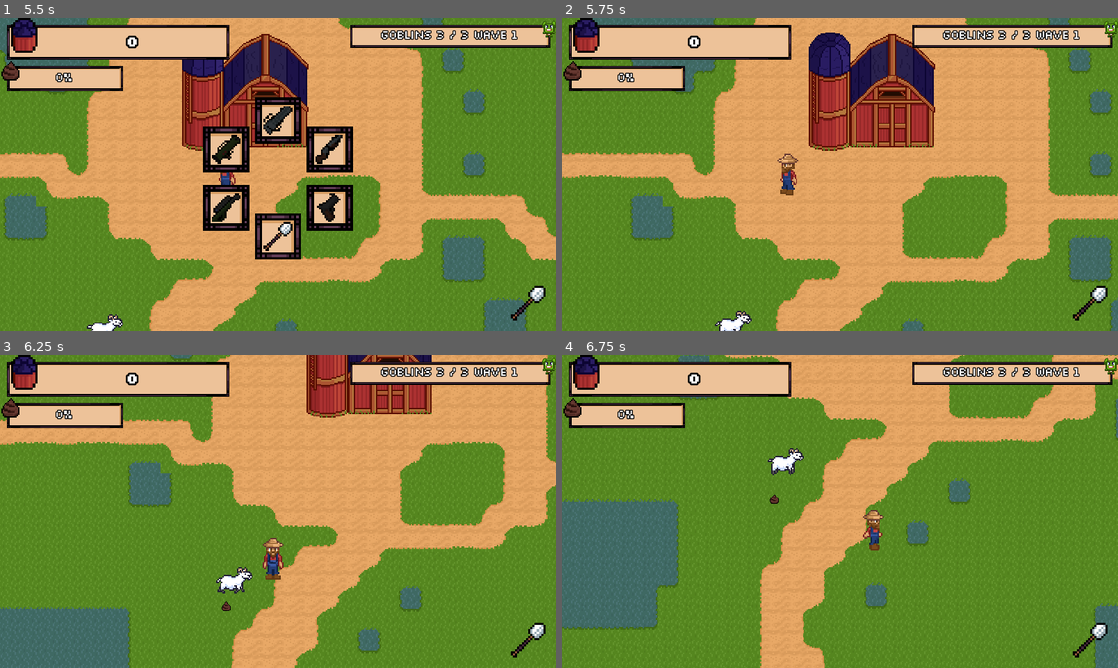
Above: before the commit, frames 1-4 (two rows, left to right).
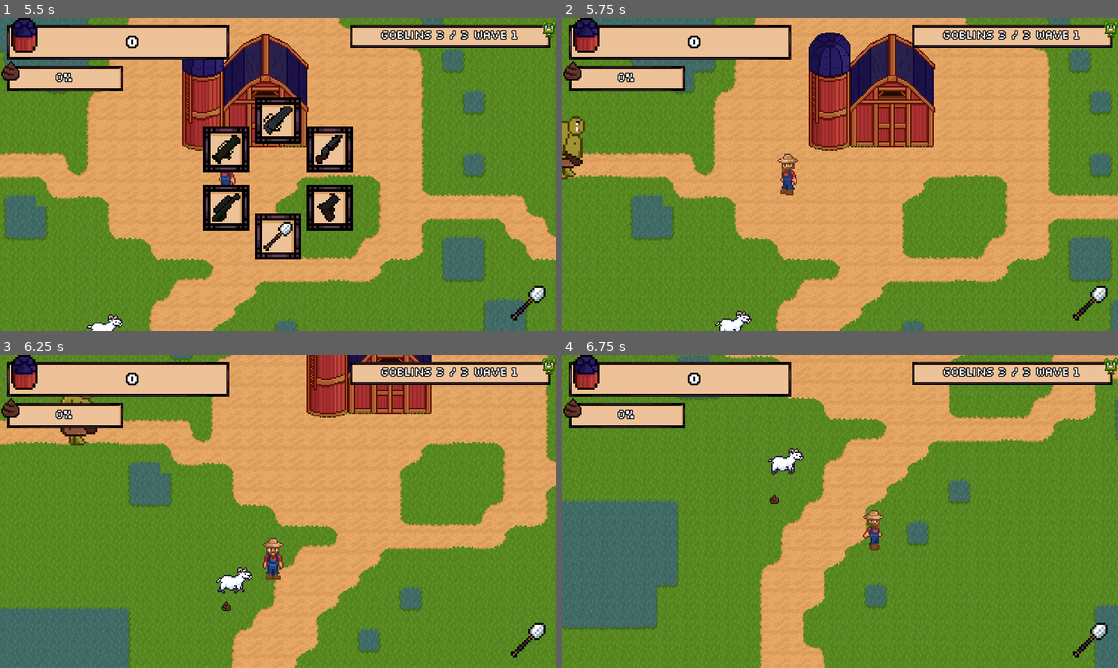
Above: after the commit, the same moments.

Repository: astro-panda/poo-farmer
Game: Godot game, scene res://Scenes/Main.tscn
The game is run twice, just before and just after one commit, with the same random seed, the same clock (stepped at 60 frames per second) and the same inputs.
Inputs (mouse positions are in pixels of both pictures, inside the frame that each line leads up to):
- Up to frame 1 (5.5 s): click "Start" at 0.5 s; tap Enter at 1.25 s; move the mouse to (400, 158) at 1.27 s; hold Right (move_right) 1.28-2.03 s; tap Keypad 0 (deep_pockets) at 1.35 s; tap Space (ui_select) at 1.52, 2.27, 3.77, 4.52, 5.27 s; move the mouse to (166, 190) at 2.02 s; hold Down (move_down) 2.03-2.78 s; tap X (game_over) at 2.1 s; move the mouse to (333, 105) at 2.77 s; hold Right (move_right) 2.78-3.53 s; tap 9 (gobodar) at 2.85 s; move the mouse to (250, 237) at 3.52 s; hold Up (move_up) 3.53-4.28 s; tap 5 (launcher) at 3.6 s; move the mouse to (444, 221) at 4.27 s; hold Alt (modifier) 4.28-5.03 s; hold Left (move_left) from 4.28 s (still down); move the mouse to (111, 127) at 5.02 s; tap R (open_arsenal) at 5.1 s
- Up to frame 2 (5.75 s): keep holding Left (move_left)
- Up to frame 3 (6.25 s): move the mouse to (305, 511) at 5.77 s; release Left (move_left) at 5.78 s; hold Down (move_down) from 5.78 s (still down); tap 2 (pistol) at 5.85 s
- Up to frame 4 (6.75 s): move the mouse to (756, 433) at 6.52 s; release Down (move_down) at 6.53 s; hold Right (move_right) from 6.53 s (still down); click (756, 433) at 6.6 s

Frame 1 is identical in both runs. In frame 2, 0.7% of the frame differs, in the area x 0-5%, y 31-52%; in frame 3, 0.3%; in frame 4, nothing differs.

Commit message:
Started on the feedback

Diff:
--- a/poofarmer/Scenes/Main.tscn
+++ b/poofarmer/Scenes/Main.tscn
@@ -11,6 +11,7 @@
 [ext_resource path="res://Scenes/UI/ModalWindow.tscn" type="PackedScene" id=9]
 [ext_resource path="res://Scripts/MusicAutomaton.gd" type="Script" id=10]
 [ext_resource path="res://Scenes/PooPellets.tscn" type="PackedScene" id=11]
+[ext_resource path="res://Scenes/Troll.tscn" type="PackedScene" id=12]
 [ext_resource path="res://Scenes/Store.tscn" type="PackedScene" id=13]
 [ext_resource path="res://Scenes/Silo.tscn" type="PackedScene" id=14]
 [ext_resource path="res://Scenes/Animal/PooSpawner.tscn" type="PackedScene" id=15]
@@ -213,6 +214,9 @@
 margin_right = 672.0
 margin_bottom = 384.0
 
+[node name="Troll" parent="." instance=ExtResource( 12 )]
+position = Vector2( 992, 1597 )
+
 [connection signal="store_opened" from="GnomePath/PathFollow2D/Gnome" to="Store" method="_on_Gnome_store_opened"]
 [connection signal="firePoo" from="Player" to="PooPelletsManager" method="_on_Player_firePoo"]
 [connection signal="update_global_poo_label" from="Player" to="HUD" method="_on_Player_update_global_poo_label"]
--- a/poofarmer/Scenes/Troll.tscn
+++ b/poofarmer/Scenes/Troll.tscn
@@ -138,8 +138,8 @@
 [node name="AnimatedSprite" type="AnimatedSprite" parent="."]
 scale = Vector2( 2.5, 2.5 )
 frames = SubResource( 17 )
-animation = "death"
-frame = 4
+animation = "down"
+frame = 2
 playing = true
 
 [node name="CollisionShape2D" type="CollisionShape2D" parent="."]
@@ -160,5 +160,10 @@
 actions = [ ExtResource( 3 ) ]
 behaviors = [ ExtResource( 2 ), ExtResource( 4 ) ]
 
+[node name="HitColorTimer" type="Timer" parent="."]
+wait_time = 0.1
+one_shot = true
+
 [connection signal="animation_finished" from="AnimatedSprite" to="." method="_on_AnimatedSprite_animation_finished"]
 [connection signal="area_entered" from="PooPickupDetection" to="." method="_on_PooPickupDetection_area_entered"]
+[connection signal="timeout" from="HitColorTimer" to="." method="_on_HitColorTimer_timeout"]
--- a/poofarmer/Scripts/PooPellets.gd
+++ b/poofarmer/Scripts/PooPellets.gd
@@ -45,11 +45,11 @@
 
 func _on_PooPellets_body_entered(body):
 	if body.has_method("handle_hit"):
-		body.handle_hit(damage)
+		body.handle_hit(damage, self)
 		if willExplode:
 			explodeOverride = true
 
-		if !willExplode && !isRailShot:
+		if !willExplode && !isRailShot && !body.is_dying:
 			queue_free()
 
 func start_explode():
Not shown: 1 places in poofarmer/Scenes/Main.tscn that only renumber resources
